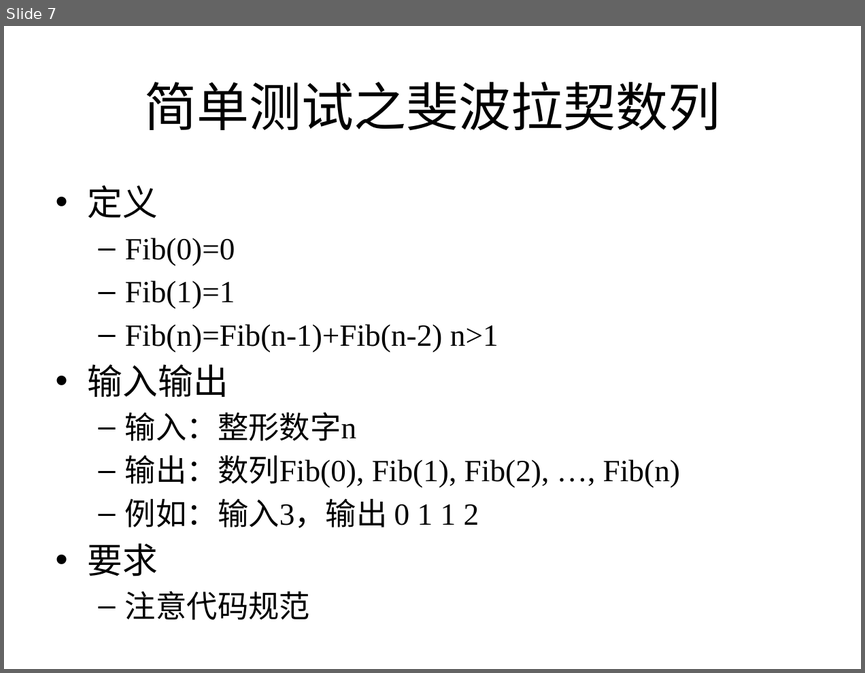
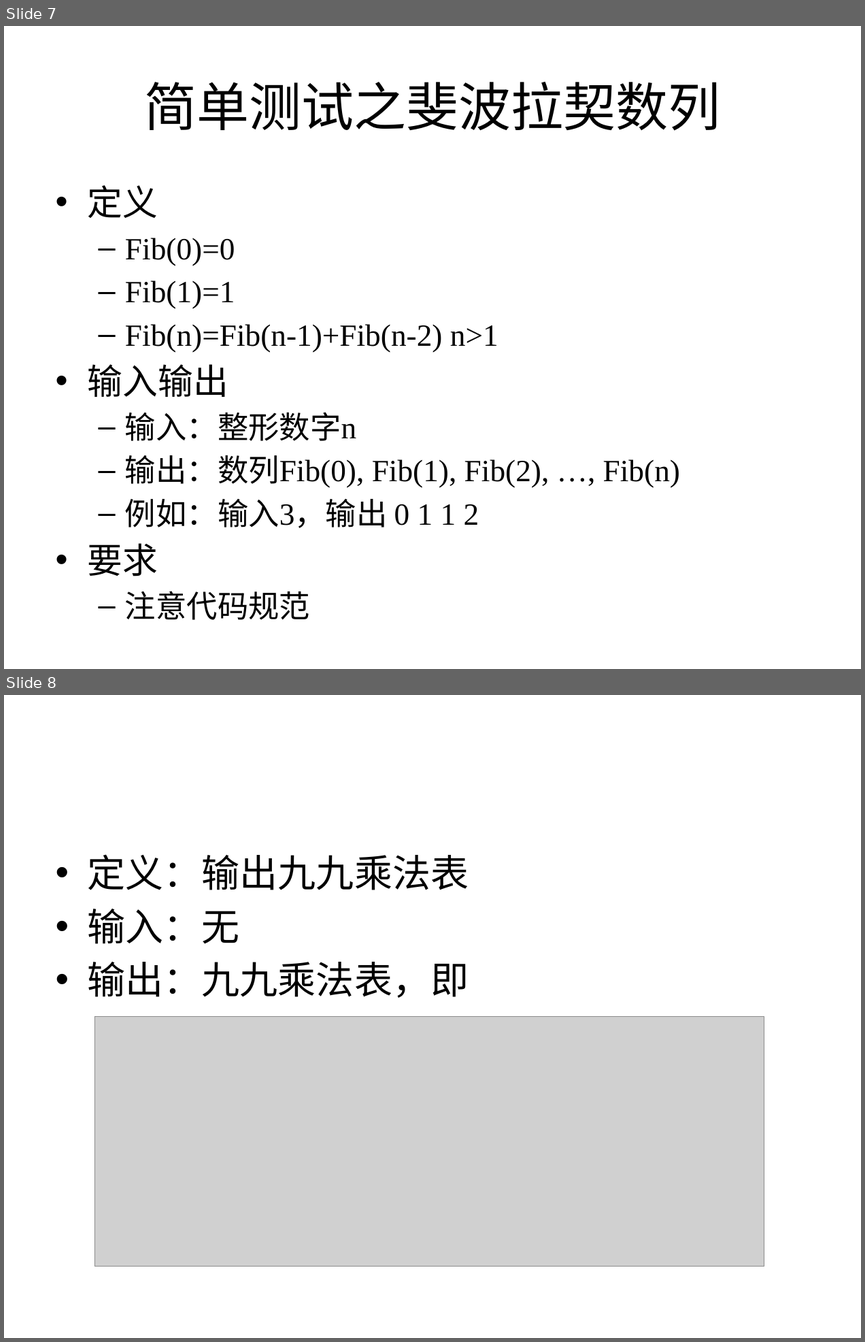
Before and after one commit to zhutao2015/JavaCourse, a slide deck: lesson1/intro.pptx. Shown one above the other, each under a label of ours: slide 7 before the commit, slides 7 and 8 after it. The pictures are 865x673 and 865x1342 pixels, drawn with LibreOffice and Linux fonts; fonts in the diff are those of the drawing; grey boxes stand for pictures. Boxes give left, top, right and bottom in pixels: in the first picture for what was removed or moved away, otherwise in the second. Text is boxed around its words. In the diff, an @@ line names an element or a change of style, - is before the commit and + after.

Commit message:
update

```diff
--- a/lesson1/intro.pptx
+++ b/lesson1/intro.pptx
@@ slide 8 added at (x1=4, y1=695, x2=861, y2=1338), background #FFFFFF @@
@@ text added at (x1=88, y1=854, x2=468, y2=998), 32 pt, text #000000 @@
+• 定义：输出九九乘法表
+• 输入：无
+• 输出：九九乘法表，即
@@ picture added at (x1=95, y1=1016, x2=764, y2=1266) @@
```
